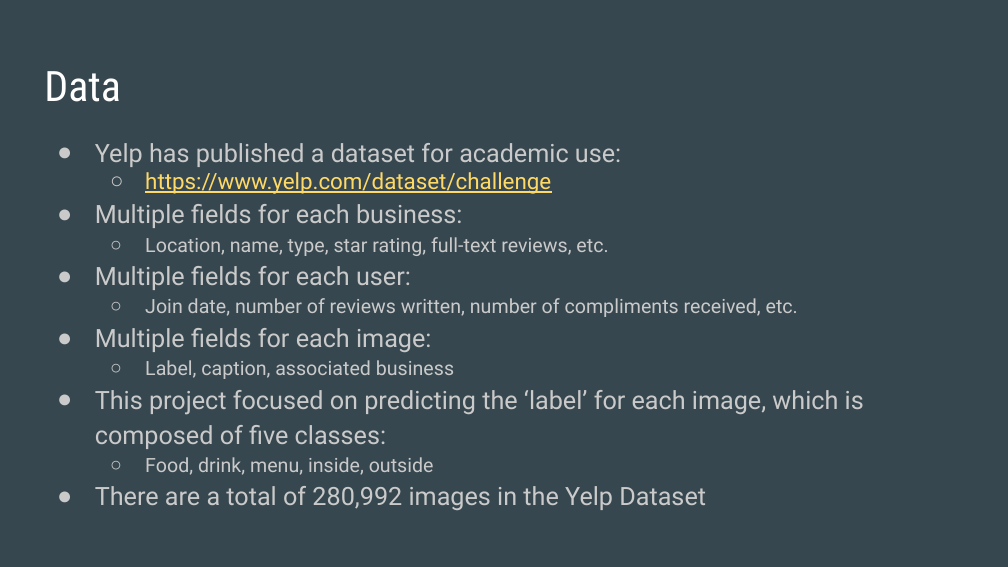
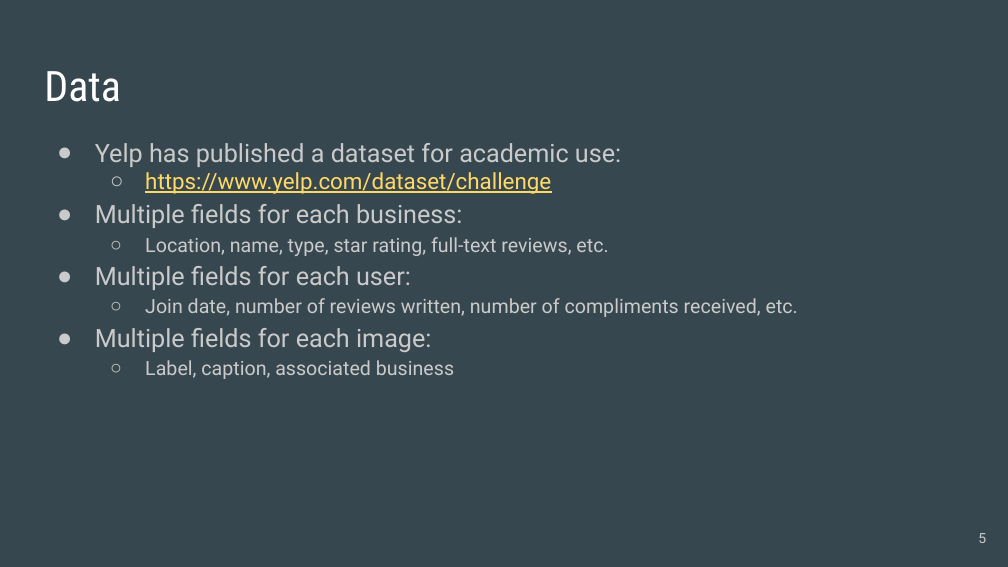
Before and after one commit to MadsenNils/Springboard-Capstone-2-yelp, a slide deck: slide 5 of reports/04_Capstone 2 Final Slides.pptx (slide 3 before the commit). Drawn at 1008x567 pixels with LibreOffice and Linux fonts; fonts in the diff are those of the drawing. Boxes give left, top, right and bottom in pixels: in the first picture for what was removed or moved away, otherwise in the second. Text is boxed around its words. In the diff, an @@ line names an element or a change of style, - is before the commit and + after.

```diff
--- a/reports/04_Capstone 2 Final Slides.pptx
+++ b/reports/04_Capstone 2 Final Slides.pptx
@@ text at [95,390,864,510]: paragraphs removed @@
-● This project focused on predicting the ‘label’ for each image, which is composed of five classes:
-  ○ Food, drink, menu, inside, outside
-● There are a total of 280,992 images in the Yelp Dataset
@@ page number added at [978,533,986,543], 10 pt, text #CACACA @@
+5
```
Also in this commit, not shown: 22 other slides changed, 4 slides added, 1 slide removed.
